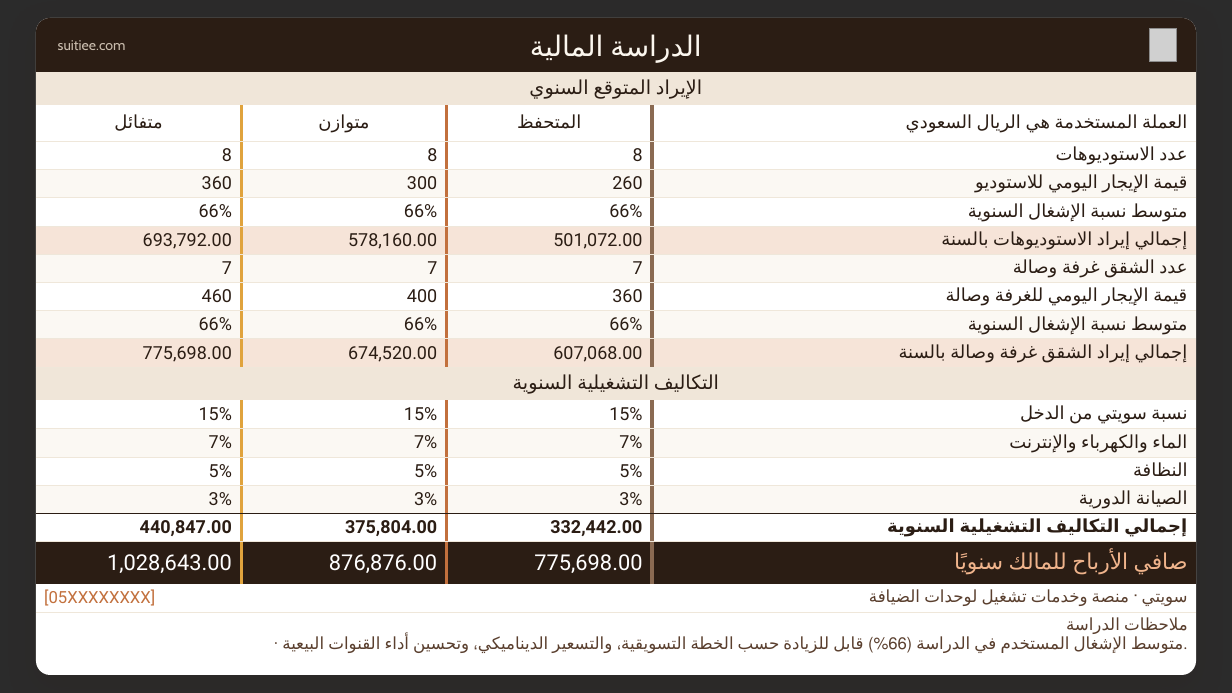
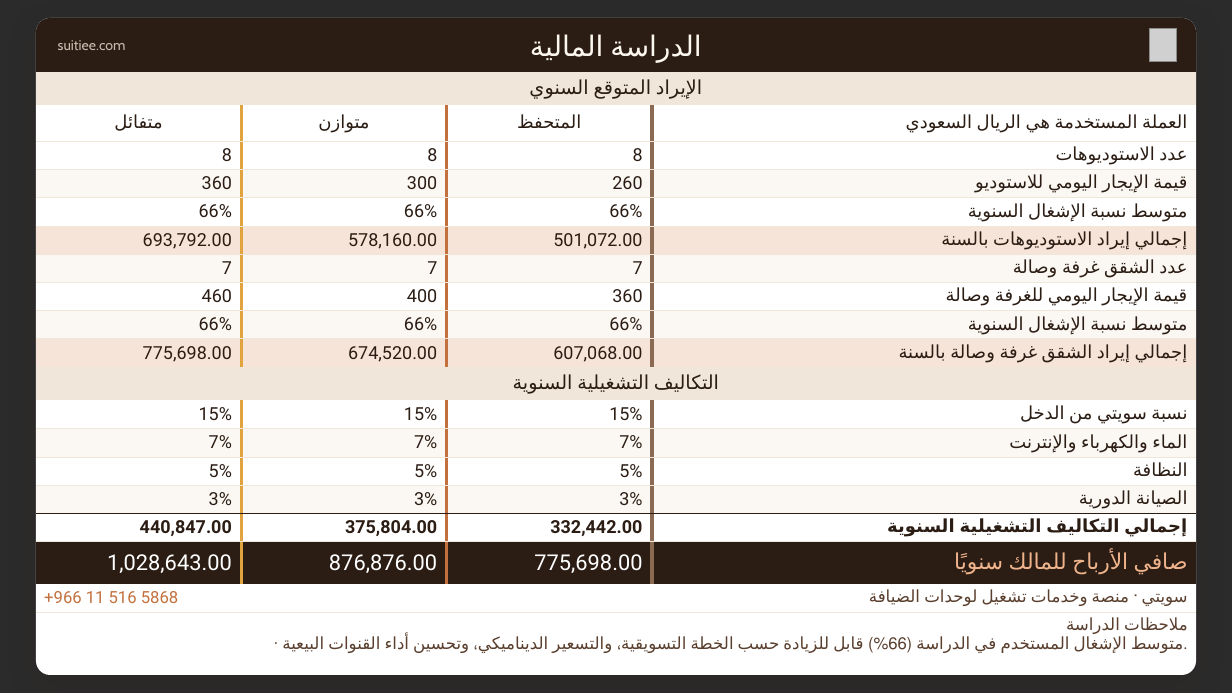
Before and after one commit to Khalidalaqeel1/Claude-Marketing, a slide deck: slide 6 of suitiee/proposal-template/suitiee-proposal.pptx. Drawn at 1232x693 pixels with LibreOffice and Linux fonts; fonts in the diff are those of the drawing; grey boxes stand for pictures; background and template pictures are left out; a plain dark background stands for a picture behind light text. Boxes give left, top, right and bottom in pixels: in the first picture for what was removed or moved away, otherwise in the second. Text is boxed around its words. In the diff, an @@ line names an element or a change of style, - is before the commit and + after.

```diff
--- a/suitiee/proposal-template/suitiee-proposal.pptx
+++ b/suitiee/proposal-template/suitiee-proposal.pptx
@@ table at box(36, 72, 1196, 657) @@
-row 18, column 1: [05XXXXXXXX]
+row 18, column 1: +966 11 516 5868
```
Also in this commit, not shown: 2 other slides changed, 7 other files.
